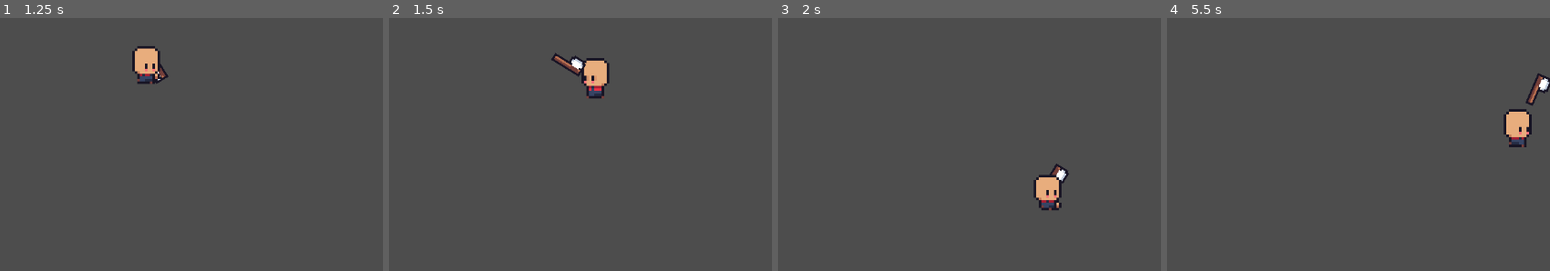
Above: before the commit, frames 1-4 (left to right).
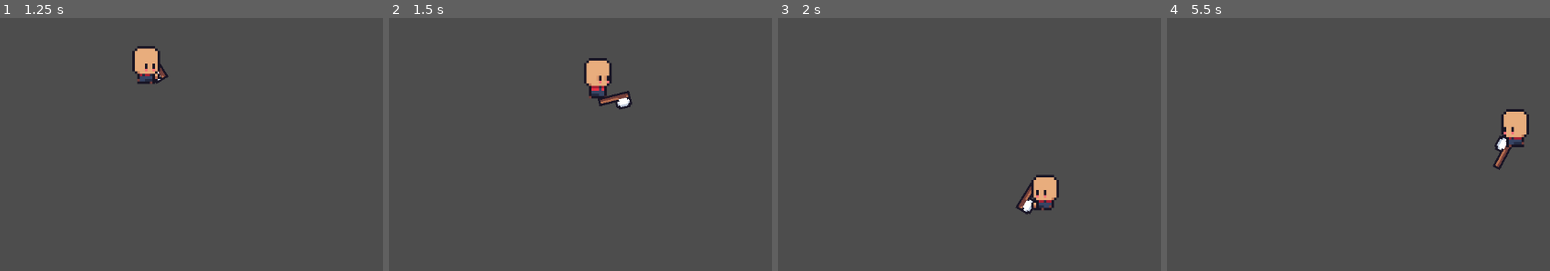
Above: after the commit, the same moments.

Repository: arek-e/brackeys-2024.2
Game: Godot game, scene res://scenes/main.tscn
Same seed, same stepped clock (60 frames per second), same inputs: the game is played once before the commit and once after it.
Inputs (mouse positions are in pixels of both pictures, inside the frame that each line leads up to):
- Up to frame 1 (1.25 s): tap Enter at 0.5 s; move the mouse to (180, 45) at 0.52 s; hold D (move_right) from 0.53 s (still down); click (180, 45) at 0.6 s
- Up to frame 2 (1.5 s): move the mouse to (outside the picture) at 1.27 s; release D (move_right) at 1.28 s; hold S (move_down) from 1.28 s (still down); click (outside the picture) at 1.35 s
- Up to frame 3 (2 s): keep holding S (move_down)
- Up to frame 4 (5.5 s): move the mouse to (outside the picture) at 2.02 s; release S (move_down) at 2.03 s; hold D (move_right) 2.03-2.78 s; hold Shift (sprint) 2.03-2.78 s; click (outside the picture) at 2.3 s; tap Space at 2.75, 4.25 s; move the mouse to (outside the picture) at 2.77 s; hold W (move_up) 2.78-3.53 s; click (outside the picture) at 2.85 s; tap Enter at 3.5, 5 s; move the mouse to (1404, 126) at 3.52 s; hold A (move_left) 3.53-5.03 s; click (1404, 126) at 3.6 s; move the mouse to (outside the picture) at 4.27 s; tap Shift (sprint) at 4.35 s; click (outside the picture) at 4.55 s; move the mouse to (1220, 66) at 5.02 s; hold S (move_down) from 5.03 s (still down); click (1220, 66) at 5.1 s

Frame 1 is identical in both runs. In frame 2, 1.3% of the frame differs, in the area x 42-64%, y 13-36%; in frame 3, 1.1%; in frame 4, 1.2%.

Commit message:
chore: change animation name

Diff:
--- a/scenes/player.tscn
+++ b/scenes/player.tscn
@@ -331,6 +331,71 @@
 "values": [0.0]
 }
 
+[sub_resource type="Animation" id="Animation_yo6ui"]
+resource_name = "swing_attack_down"
+length = 0.5
+step = 0.01
+tracks/0/type = "value"
+tracks/0/imported = false
+tracks/0/enabled = true
+tracks/0/path = NodePath("Hand:position")
+tracks/0/interp = 1
+tracks/0/loop_wrap = true
+tracks/0/keys = {
+"times": PackedFloat32Array(0, 0.06, 0.16, 0.25, 0.41, 0.5),
+"transitions": PackedFloat32Array(1, 1, 1, 1, 1, 1),
+"update": 0,
+"values": [Vector2(7, 7), Vector2(7, 7), Vector2(7, 7), Vector2(0, 14), Vector2(-8, 7), Vector2(-8, 7)]
+}
+tracks/1/type = "value"
+tracks/1/imported = false
+tracks/1/enabled = true
+tracks/1/path = NodePath("Hand:rotation")
+tracks/1/interp = 1
+tracks/1/loop_wrap = true
+tracks/1/keys = {
+"times": PackedFloat32Array(0, 0.06, 0.16, 0.25, 0.41, 0.5),
+"transitions": PackedFloat32Array(1, 1, 1, 1, 1, 1),
+"update": 0,
+"values": [0.0, -0.174533, -0.349066, 1.5708, 2.35619, 2.70526]
+}
+tracks/2/type = "value"
+tracks/2/imported = false
+tracks/2/enabled = true
+tracks/2/path = NodePath("Hand/ToolSprite:position")
+tracks/2/interp = 1
+tracks/2/loop_wrap = true
+tracks/2/keys = {
+"times": PackedFloat32Array(0, 0.5),
+"transitions": PackedFloat32Array(1, 1),
+"update": 0,
+"values": [Vector2(0, 0), Vector2(0, 0)]
+}
+tracks/3/type = "value"
+tracks/3/imported = false
+tracks/3/enabled = true
+tracks/3/path = NodePath("Hand/ToolSprite:rotation")
+tracks/3/interp = 1
+tracks/3/loop_wrap = true
+tracks/3/keys = {
+"times": PackedFloat32Array(0, 0.5),
+"transitions": PackedFloat32Array(1, 1),
+"update": 0,
+"values": [0.0, 0.0]
+}
+tracks/4/type = "value"
+tracks/4/imported = false
+tracks/4/enabled = true
+tracks/4/path = NodePath("Hand:scale")
+tracks/4/interp = 1
+tracks/4/loop_wrap = true
+tracks/4/keys = {
+"times": PackedFloat32Array(0, 0.5),
+"transitions": PackedFloat32Array(1, 1),
+"update": 0,
+"values": [Vector2(1, 1), Vector2(1, 1)]
+}
+
 [sub_resource type="Animation" id="Animation_1pyei"]
 resource_name = "swing_attack_left"
 length = 0.5
@@ -462,6 +527,7 @@
 [sub_resource type="Animation" id="Animation_s4v1u"]
 resource_name = "swing_attack_up"
 length = 0.5
+step = 0.01
 tracks/0/type = "value"
 tracks/0/imported = false
 tracks/0/enabled = true
@@ -469,10 +535,10 @@
 tracks/0/interp = 1
 tracks/0/loop_wrap = true
 tracks/0/keys = {
-"times": PackedFloat32Array(0, 0.0666667, 0.166667, 0.266667, 0.466667, 0.5),
+"times": PackedFloat32Array(0, 0.06, 0.166667, 0.25, 0.41, 0.5),
 "transitions": PackedFloat32Array(1, 1, 1, 1, 1, 1),
 "update": 0,
-"values": [Vector2(-3, 4), Vector2(-11, -7), Vector2(-13, -5), Vector2(0, -20), Vector2(18, -10), Vector2(8, -4)]
+"values": [Vector2(-7, -7), Vector2(-7, -7), Vector2(-7, -7), Vector2(0, -14), Vector2(-8, 7), Vector2(-8, 7)]
 }
 tracks/1/type = "value"
 tracks/1/imported = false
@@ -481,10 +547,10 @@
 tracks/1/interp = 1
 tracks/1/loop_wrap = true
 tracks/1/keys = {
-"times": PackedFloat32Array(0, 0.0666667, 0.166667, 0.266667, 0.466667, 0.5),
-"transitions": PackedFloat32Array(1, 1, 1, 1, 1, 1),
-"update": 0,
-"values": [-1.5708, -2.53073, -2.70526, -1.5708, -0.610865, -0.436332]
+"times": PackedFloat32Array(0, 0.06, 0.25, 0.41, 0.5),
+"transitions": PackedFloat32Array(1, 1, 1, 1, 1),
+"update": 0,
+"values": [3.14159, 2.96706, 4.71239, 2.35619, 2.70526]
 }
 tracks/2/type = "value"
 tracks/2/imported = false
@@ -517,10 +583,10 @@
 tracks/4/interp = 1
 tracks/4/loop_wrap = true
 tracks/4/keys = {
-"times": PackedFloat32Array(0),
-"transitions": PackedFloat32Array(1),
-"update": 0,
-"values": [Vector2(1, 1)]
+"times": PackedFloat32Array(0, 0.5),
+"transitions": PackedFloat32Array(1, 1),
+"update": 0,
+"values": [Vector2(1, 1), Vector2(1, 1)]
 }
 tracks/5/type = "value"
 tracks/5/imported = false
@@ -545,70 +611,6 @@
 "transitions": PackedFloat32Array(1, 1),
 "update": 1,
 "values": [false, false]
-}
-
-[sub_resource type="Animation" id="Animation_yo6ui"]
-resource_name = "swing_attack_down"
-length = 0.5
-tracks/0/type = "value"
-tracks/0/imported = false
-tracks/0/enabled = true
-tracks/0/path = NodePath("Hand:position")
-tracks/0/interp = 1
-tracks/0/loop_wrap = true
-tracks/0/keys = {
-"times": PackedFloat32Array(0, 0.0666667, 0.166667, 0.266667, 0.466667, 0.5),
-"transitions": PackedFloat32Array(1, 1, 1, 1, 1, 1),
-"update": 0,
-"values": [Vector2(3, 4), Vector2(-11, -7), Vector2(-13, -5), Vector2(0, -20), Vector2(18, -10), Vector2(8, -4)]
-}
-tracks/1/type = "value"
-tracks/1/imported = false
-tracks/1/enabled = true
-tracks/1/path = NodePath("Hand:rotation")
-tracks/1/interp = 1
-tracks/1/loop_wrap = true
-tracks/1/keys = {
-"times": PackedFloat32Array(0, 0.0666667, 0.166667, 0.266667, 0.466667, 0.5),
-"transitions": PackedFloat32Array(1, 1, 1, 1, 1, 1),
-"update": 0,
-"values": [-1.5708, -2.53073, -2.70526, -1.5708, -0.610865, -0.436332]
-}
-tracks/2/type = "value"
-tracks/2/imported = false
-tracks/2/enabled = true
-tracks/2/path = NodePath("Hand/ToolSprite:position")
-tracks/2/interp = 1
-tracks/2/loop_wrap = true
-tracks/2/keys = {
-"times": PackedFloat32Array(0, 0.5),
-"transitions": PackedFloat32Array(1, 1),
-"update": 0,
-"values": [Vector2(0, 0), Vector2(0, 0)]
-}
-tracks/3/type = "value"
-tracks/3/imported = false
-tracks/3/enabled = true
-tracks/3/path = NodePath("Hand/ToolSprite:rotation")
-tracks/3/interp = 1
-tracks/3/loop_wrap = true
-tracks/3/keys = {
-"times": PackedFloat32Array(0, 0.5),
-"transitions": PackedFloat32Array(1, 1),
-"update": 0,
-"values": [0.0, 0.0]
-}
-tracks/4/type = "value"
-tracks/4/imported = false
-tracks/4/enabled = true
-tracks/4/path = NodePath("Hand:scale")
-tracks/4/interp = 1
-tracks/4/loop_wrap = true
-tracks/4/keys = {
-"times": PackedFloat32Array(0),
-"transitions": PackedFloat32Array(1),
-"update": 0,
-"values": [Vector2(1, 1)]
 }
 
 [sub_resource type="AnimationLibrary" id="AnimationLibrary_r4yjx"]
